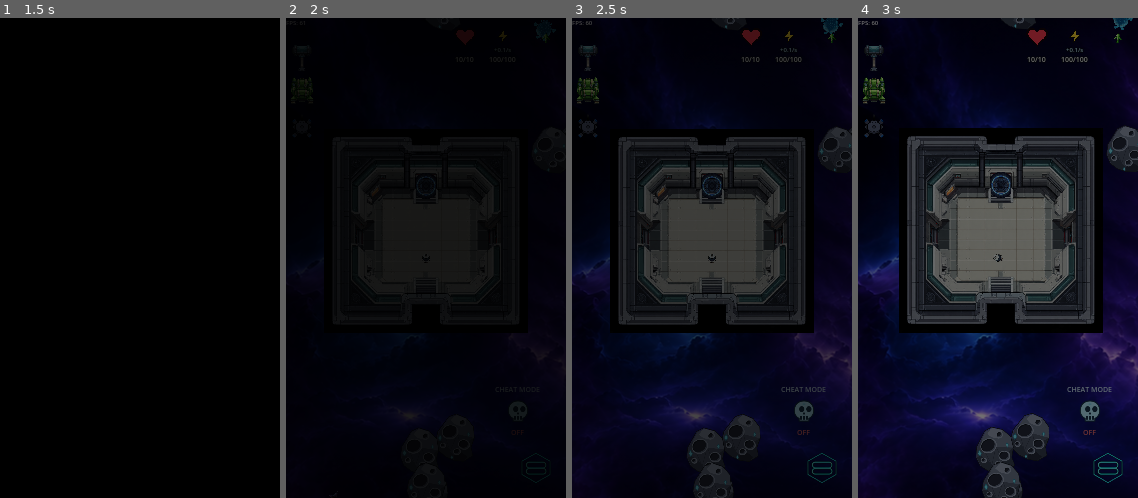
Above: before the commit, frames 1-4 (left to right).
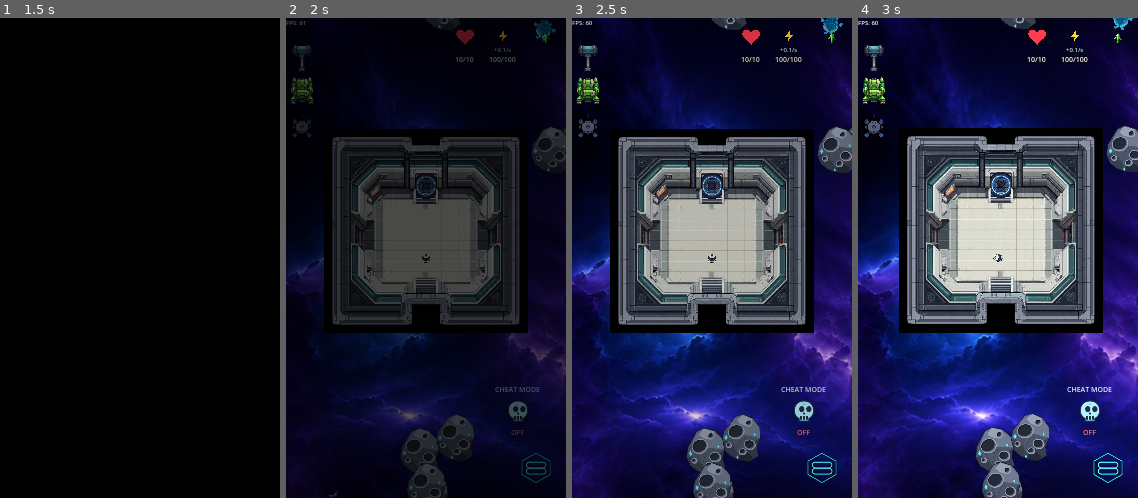
Above: after the commit, the same moments.

Repository: wildane/ShootingStar
Game: Godot game, scene res://scene/main_menu/main_menu.tscn
The game is run twice, just before and just after one commit, with the same random seed, the same clock (stepped at 60 frames per second) and the same inputs.
Inputs (mouse positions are in pixels of both pictures, inside the frame that each line leads up to):
- Up to frame 1 (1.5 s): click "New Game" at 0.5 s; click "New Game" at 1.25 s
- Up to frame 2 (2 s): no input
- Up to frame 3 (2.5 s): tap Enter at 2 s; drag from (712, 186) to (770, 234) at 2.02 s
- Up to frame 4 (3 s): drag from (942, 282) to (998, 234) at 2.77 s

Frame 1 is identical in both runs. In frame 2, 32% of the frame differs, in the area x 0-100%, y 0-100%; in frame 3, 79%; in frame 4, 79%.

Commit message:
Guna perisai autoload sahaja dalam menu utama dan pendekkan fade masuk
Overlay fade pendua dalam menu utama dibuang supaya semua peralihan scene
melalui SceneTransition. Fade masuk ke level dipendekkan daripada 3 saat
kepada 1 saat.

Diff:
--- a/scene/level_3/level_3.gd
+++ b/scene/level_3/level_3.gd
@@ -70,7 +70,7 @@
 	#        Overlay hitam milik level_3 di bawahnya menyambung paparan tanpa kelip.
 	SceneTransition.buang_perisai()
 
-	# 4. Mulakan kesan fade terang milik level_3 sendiri selama 3 saat
+	# 4. Mulakan kesan fade terang milik level_3 sendiri selama 1 saat
 	mulakan_fade_terang()
 
 func spawn_local() -> void:
@@ -104,11 +104,11 @@
 
 # Memudar skrin hitam kepada terang semula (Fade Out skrin hitam)
 func mulakan_fade_terang() -> void:
-	print("[World] Memulakan fade out skrin hitam selama 3 saat...")
+	print("[World] Memulakan fade out skrin hitam selama 1 saat...")
 	var tween = create_tween()
 
-	# Tukar alpha daripada 1.0 ke 0.0 selama 3 saat penuh bersambung lancar ke dalam game
-	tween.tween_property(overlay_gelap, "color:a", 0.0, 3.0)
+	# Tukar alpha daripada 1.0 ke 0.0 selama 1 saat, bersambung lancar ke dalam game
+	tween.tween_property(overlay_gelap, "color:a", 0.0, 1.0)
 	await tween.finished
 
 	# Padam node parent CanvasLayer overlay setelah selesai untuk jimat RAM
--- a/scene/main_menu/main_menu.gd
+++ b/scene/main_menu/main_menu.gd
@@ -14,7 +14,6 @@
 @onready var butang_teruskan: Button = $UIRoot/HalamanMenu/PanelLatar/Kotak/Teruskan
 @onready var label_mesej: Label = $UIRoot/Mesej
 
-var _overlay: ColorRect
 # Dialog gaya neon panel (pilihan slot, tukar nama, padam).
 var _lapis_dialog: Control
 var _dialog_tajuk: Label
@@ -39,7 +38,6 @@
 
 func _ready() -> void:
 	layer = 100
-	_bina_overlay()
 	_bina_dialog()
 	_bina_pager()
 
@@ -53,13 +51,6 @@
 	$UIRoot.modulate.a = 0.0
 	var tween := create_tween()
 	tween.tween_property($UIRoot, "modulate:a", 1.0, 0.35)
-
-func _bina_overlay() -> void:
-	_overlay = ColorRect.new()
-	_overlay.color = Color(0, 0, 0, 0)
-	_overlay.set_anchors_and_offsets_preset(Control.PRESET_FULL_RECT)
-	_overlay.mouse_filter = Control.MOUSE_FILTER_IGNORE
-	add_child(_overlay)
 
 # Dialog dibina sendiri (bukan AcceptDialog) supaya rupanya sama dengan panel
 # neon dalam game: bingkai biru, butang biru dan tiada bar tetingkap kelabu.
@@ -267,13 +258,9 @@
 		_mesej("Target scene is not set")
 		return
 	_sibuk = true
-	_overlay.mouse_filter = Control.MOUSE_FILTER_STOP
-	var tween := create_tween()
-	tween.tween_property(_overlay, "color:a", 1.0, tempoh_fade)
-	await tween.finished
-	# Pasang perisai hitam milik autoload supaya skrin kekal hitam sehingga
-	# level baharu siap dimuatkan (bukan kelabu).
-	SceneTransition.pasang_perisai()
+	# Satu-satunya mekanisme fade: perisai hitam autoload, yang kekal menutup
+	# skrin sehingga level baharu siap dimuatkan (bukan kelabu).
+	await SceneTransition.pudar_ke_hitam(tempoh_fade)
 	get_tree().change_scene_to_packed(scene_sasaran)
 
 # ==========================================
